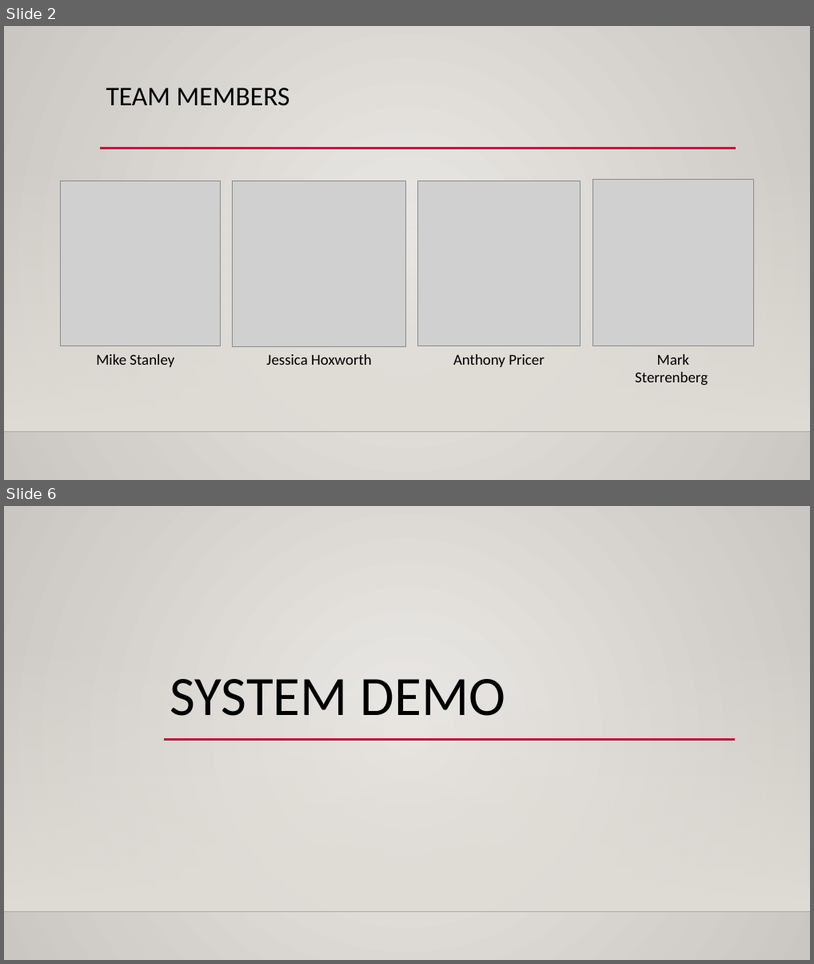
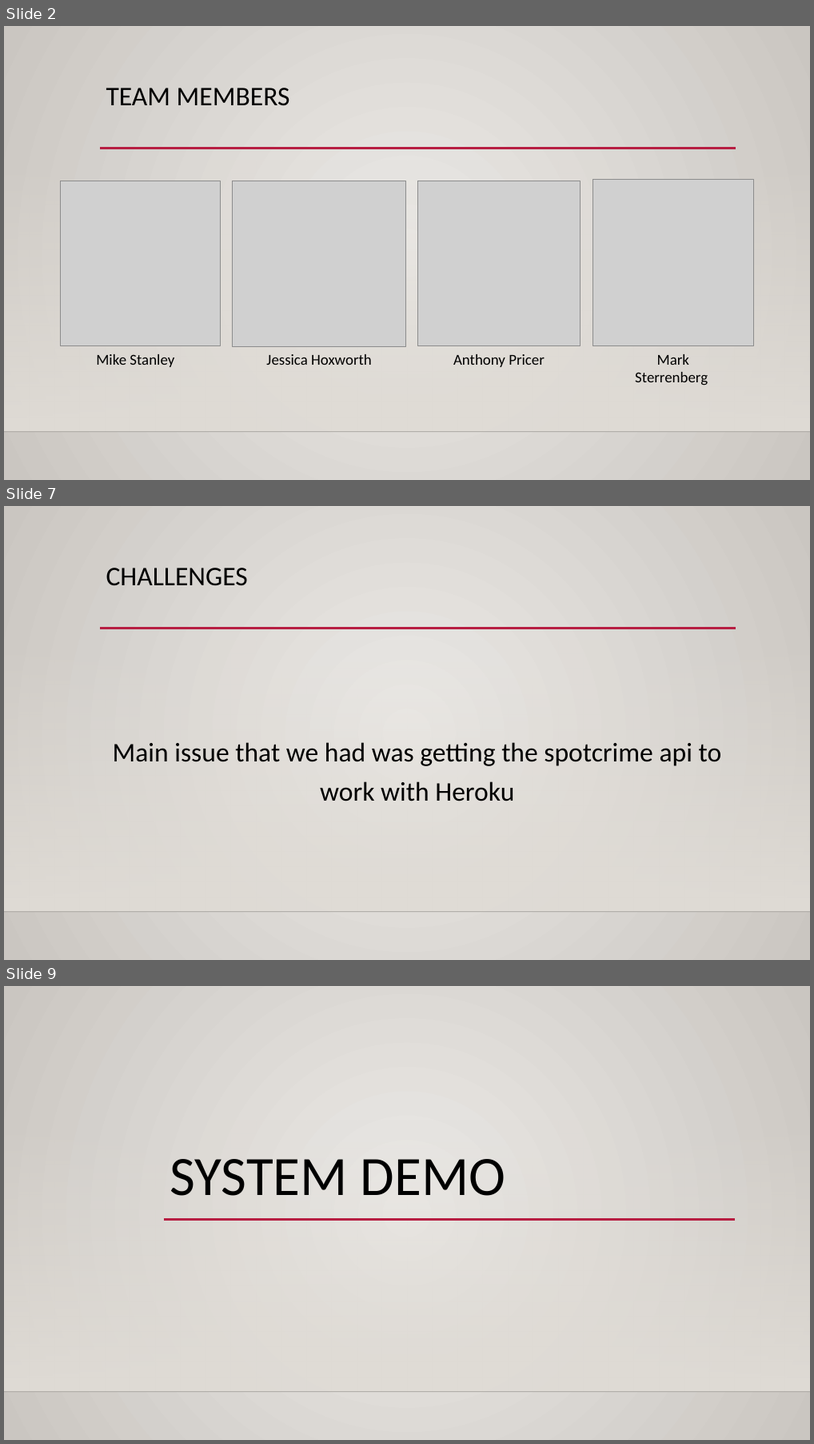
Before and after one commit to MR-Stan/Look-Out, a slide deck: Project2_Presentation_Material.pptx. Shown one above the other, each under a label of ours: slides 2 and 6 before the commit, slides 2, 7 and 9 after it; the slides between them are not shown. The pictures are 814x964 and 814x1444 pixels, drawn with LibreOffice and Linux fonts; fonts in the diff are those of the drawing; grey boxes stand for pictures; background and template pictures are left out. Boxes give left, top, right and bottom in pixels: in the first picture for what was removed or moved away, otherwise in the second. Text is boxed around its words. In the diff, an @@ line names an element or a change of style, - is before the commit and + after.

```diff
--- a/Project2_Presentation_Material.pptx
+++ b/Project2_Presentation_Material.pptx
@@ slide 7 added at (4, 506, 810, 960), background gradient #ECEAE7 to #CAC7C1; not listed: 3 template elements that a slide beside it also shows @@
@@ title added at (106, 568, 248, 586), 32 pt, text #000000 @@
+CHALLENGES
@@ text added at (113, 742, 722, 801), 32 pt, text #000000 @@
+Main issue that we had was getting the spotcrime api to work with Heroku
@@ what was slide 6 is now slide 9 @@
```
Also in this commit, not shown: 3 slides changed, 2 other slides added.
